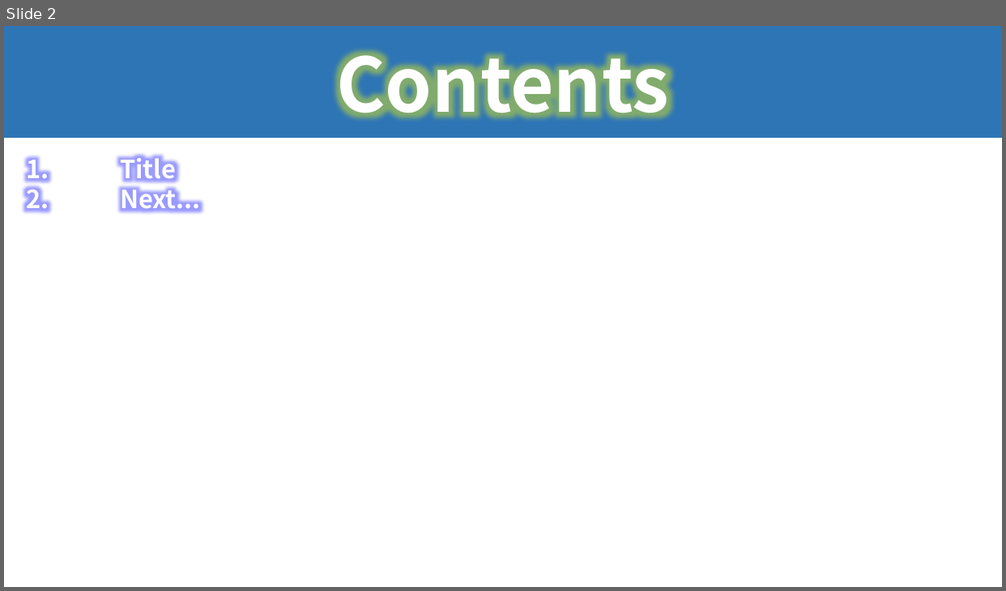
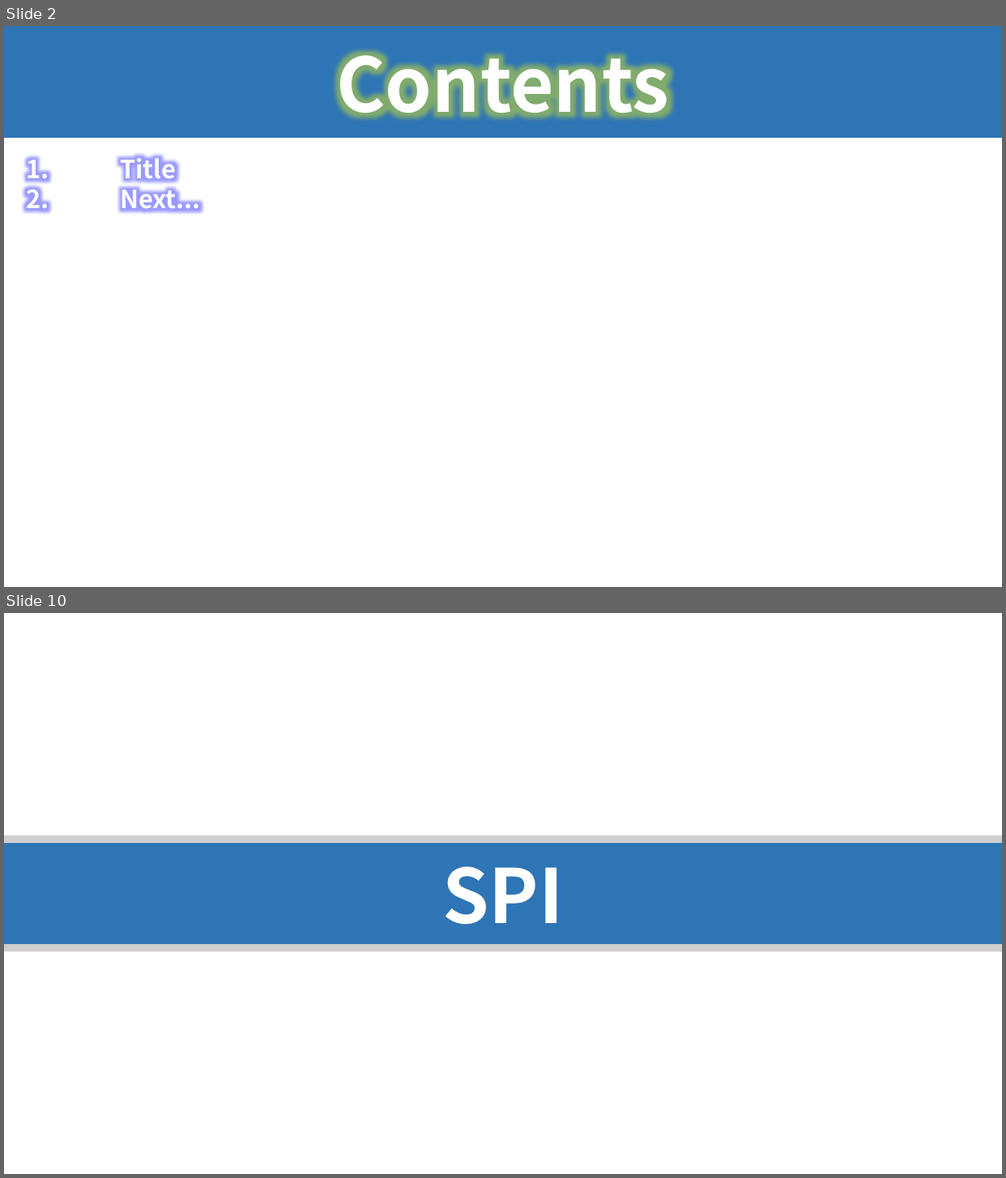
Before and after one commit to seonghokim/Study, a slide deck: Study Material/Firmware Explanation.pptx. Shown one above the other, each under a label of ours: slide 2 before the commit, slides 2 and 10 after it; the slides between them are not shown. The pictures are 1006x591 and 1006x1178 pixels, drawn with LibreOffice and Linux fonts; fonts in the diff are those of the drawing. Boxes give left, top, right and bottom in pixels: in the first picture for what was removed or moved away, otherwise in the second. Text is boxed around its words. In the diff, an @@ line names an element or a change of style, - is before the commit and + after.

```diff
--- a/Study Material/Firmware Explanation.pptx
+++ b/Study Material/Firmware Explanation.pptx
@@ slide 10 added at box(4, 613, 1002, 1174), background #FFFFFF @@
@@ rectangle added at box(4, 843, 1002, 944), fill #2E75B6, 72 pt, text #FFFFFF, bold @@
+SPI
@@ rectangle added at box(4, 835, 1002, 843), fill #D0CECE @@
@@ rectangle added at box(4, 944, 1002, 952), fill #D0CECE @@
```
Also in this commit, not shown: 10 other slides added.
